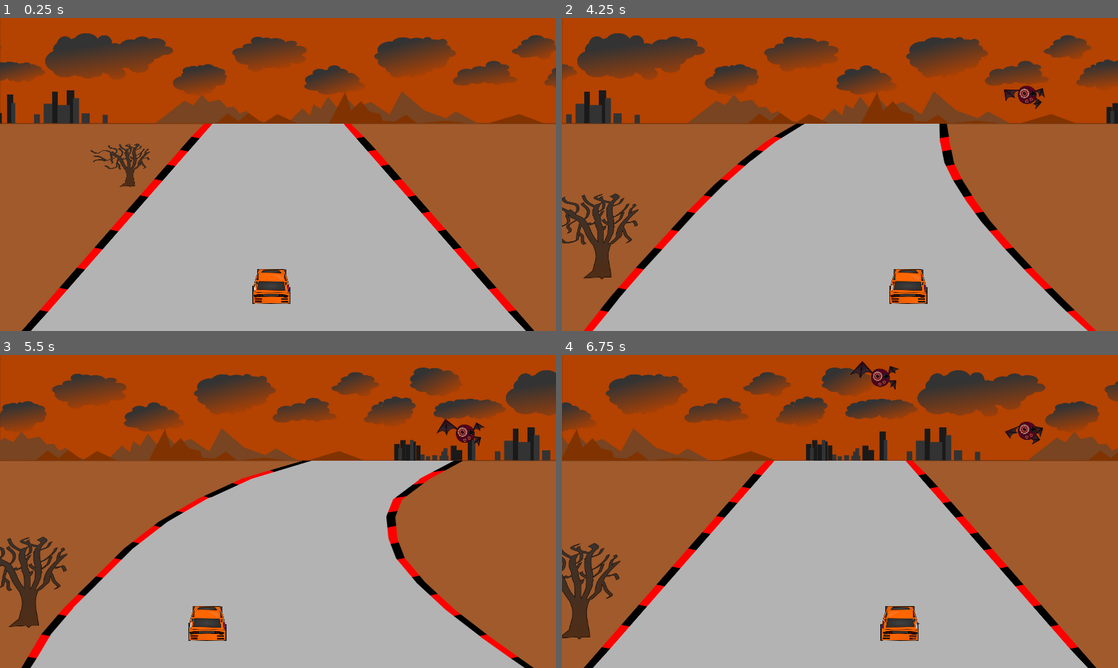
Above: before the commit, frames 1-4 (two rows, left to right).
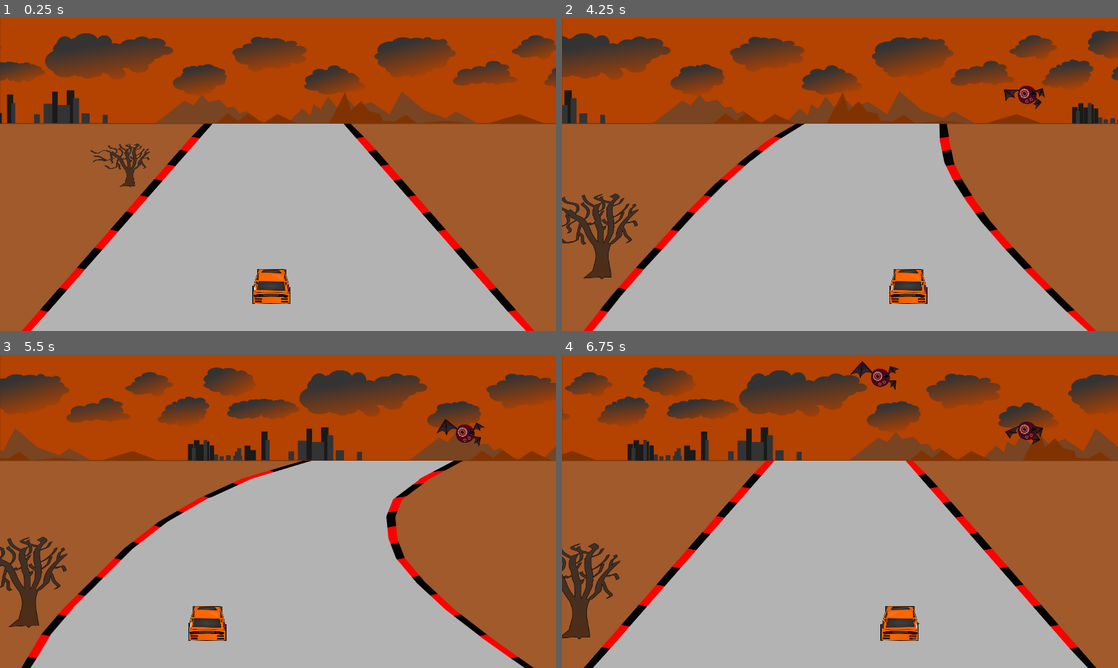
Above: after the commit, the same moments.

Repository: adambraude/LD47
Game: Godot game, scene res://Main.tscn
Two runs of this game, one before a commit and one after it. Both use one fixed random seed, a clock stepped at 60 frames per second and the inputs below.
Inputs:
- Up to frame 1 (0.25 s): no input
- Up to frame 2 (4.25 s): hold Right (ui_right) 0.53-1.28 s; hold Down (ui_down) 1.28-2.03 s; hold Right (ui_right) 2.03-2.78 s; hold Up (ui_up) 2.78-3.53 s; hold Left (ui_left) from 3.53 s (still down)
- Up to frame 3 (5.5 s): release Left (ui_left) at 5.03 s; hold Down (ui_down) from 5.03 s (still down)
- Up to frame 4 (6.75 s): release Down (ui_down) at 5.78 s; hold Right (ui_right) 5.78-6.53 s; hold Up (ui_up) from 6.53 s (still down)

The runs differ from the first frame. In frame 1, 2.4% of the frame differs, in the area x 3-97%, y 33-100%; in frame 2, 14%; in frame 3, 16%, in the area x 0-100%, y 4-34%; in frame 4, 15%.

Commit message:
Added Fireball animation

Diff:
--- a/Background.tscn
+++ b/Background.tscn
@@ -109,14 +109,14 @@
 "name": "RoadUnRight",
 "speed": 48.0
 }, {
+"frames": [ ExtResource( 35 ), ExtResource( 38 ), ExtResource( 37 ), ExtResource( 49 ), ExtResource( 43 ), ExtResource( 39 ), ExtResource( 40 ), ExtResource( 41 ), ExtResource( 47 ), ExtResource( 53 ), ExtResource( 54 ), ExtResource( 42 ), ExtResource( 31 ), ExtResource( 55 ), ExtResource( 57 ), ExtResource( 44 ), ExtResource( 45 ), ExtResource( 36 ), ExtResource( 56 ), ExtResource( 50 ), ExtResource( 46 ), ExtResource( 48 ), ExtResource( 51 ), ExtResource( 52 ), ExtResource( 58 ), ExtResource( 32 ), ExtResource( 33 ), ExtResource( 34 ), ExtResource( 10 ), ExtResource( 9 ), ExtResource( 11 ), ExtResource( 12 ), ExtResource( 13 ), ExtResource( 14 ), ExtResource( 29 ), ExtResource( 23 ), ExtResource( 18 ) ],
+"loop": false,
+"name": "RoadTurnRight",
+"speed": 48.0
+}, {
 "frames": [ ExtResource( 20 ), ExtResource( 28 ), ExtResource( 17 ), ExtResource( 21 ), ExtResource( 30 ), ExtResource( 15 ), ExtResource( 19 ), ExtResource( 24 ), ExtResource( 26 ), ExtResource( 22 ), ExtResource( 27 ), ExtResource( 16 ), ExtResource( 25 ) ],
 "loop": true,
 "name": "RoadGoRight",
-"speed": 48.0
-}, {
-"frames": [ ExtResource( 35 ), ExtResource( 38 ), ExtResource( 37 ), ExtResource( 49 ), ExtResource( 43 ), ExtResource( 39 ), ExtResource( 40 ), ExtResource( 41 ), ExtResource( 47 ), ExtResource( 53 ), ExtResource( 54 ), ExtResource( 42 ), ExtResource( 31 ), ExtResource( 55 ), ExtResource( 57 ), ExtResource( 44 ), ExtResource( 45 ), ExtResource( 36 ), ExtResource( 56 ), ExtResource( 50 ), ExtResource( 46 ), ExtResource( 48 ), ExtResource( 51 ), ExtResource( 52 ), ExtResource( 58 ), ExtResource( 32 ), ExtResource( 33 ), ExtResource( 34 ), ExtResource( 10 ), ExtResource( 9 ), ExtResource( 11 ), ExtResource( 12 ), ExtResource( 13 ), ExtResource( 14 ), ExtResource( 29 ), ExtResource( 23 ), ExtResource( 18 ) ],
-"loop": false,
-"name": "RoadTurnRight",
 "speed": 48.0
 } ]
 
@@ -155,10 +155,10 @@
 tracks/2/imported = false
 tracks/2/enabled = true
 tracks/2/keys = {
-"times": PoolRealArray( 4, 6.8, 8.5, 11.8 ),
+"times": PoolRealArray( 4, 6, 9.2, 11 ),
 "transitions": PoolRealArray( 1, 1, 1, 1 ),
 "update": 1,
-"values": [ -415, 0, 415, 0 ]
+"values": [ -890, 10, 900, 10 ]
 }
 
 [sub_resource type="Animation" id=3]
@@ -215,7 +215,7 @@
 scale = Vector2( 1, 1.00565 )
 frames = SubResource( 1 )
 animation = "Road"
-frame = 2
+frame = 1
 playing = true
 
 [node name="TrackAnimator" type="AnimationPlayer" parent="Road"]
--- a/Fireball.gd
+++ b/Fireball.gd
@@ -8,7 +8,7 @@
 
 # Called when the node enters the scene tree for the first time.
 func _ready():
-	pass # Replace with function body.
+	$AnimatedSprite.play("fire")
 
 
 # Called every frame. 'delta' is the elapsed time since the previous frame.
--- a/Fireball.tscn
+++ b/Fireball.tscn
@@ -1,17 +1,19 @@
-[gd_scene load_steps=5 format=2]
+[gd_scene load_steps=7 format=2]
 
-[ext_resource path="res://assets/fireball.png" type="Texture" id=1]
+[ext_resource path="res://assets/bloodball-0_0.png" type="Texture" id=1]
 [ext_resource path="res://Fireball.gd" type="Script" id=2]
+[ext_resource path="res://assets/bloodball-0_1.png" type="Texture" id=3]
+[ext_resource path="res://assets/bloodball-0_2.png" type="Texture" id=4]
 
 [sub_resource type="RectangleShape2D" id=1]
 extents = Vector2( 25, 61.6366 )
 
 [sub_resource type="SpriteFrames" id=2]
 animations = [ {
-"frames": [ ExtResource( 1 ) ],
+"frames": [ ExtResource( 1 ), ExtResource( 3 ), ExtResource( 4 ) ],
 "loop": true,
-"name": "default",
-"speed": 5.0
+"name": "fire",
+"speed": 24.0
 } ]
 
 [node name="Fireball" type="RigidBody2D"]
@@ -29,5 +31,6 @@
 position = Vector2( -0.370605, 0.296722 )
 scale = Vector2( 0.75, 0.75 )
 frames = SubResource( 2 )
+animation = "fire"
 offset = Vector2( 1.78482, -14.4389 )
 [connection signal="body_entered" from="." to="." method="_on_Fireball_body_entered"]
--- a/Game.tscn
+++ b/Game.tscn
@@ -9,9 +9,6 @@
 script = ExtResource( 12 )
 
 [node name="Background" parent="." instance=ExtResource( 3 )]
-
-[node name="Road" parent="Background" index="2"]
-frame = 3
 
 [node name="Player" parent="." instance=ExtResource( 1 )]
 position = Vector2( 866.523, 839.91 )
--- a/Main.tscn
+++ b/Main.tscn
@@ -10,6 +10,9 @@
 BatEnemy = ExtResource( 3 )
 
 [node name="Background" parent="." instance=ExtResource( 1 )]
+
+[node name="Road" parent="Background" index="2"]
+frame = 0
 
 [node name="MobTimer" type="Timer" parent="."]
 wait_time = 2.0
